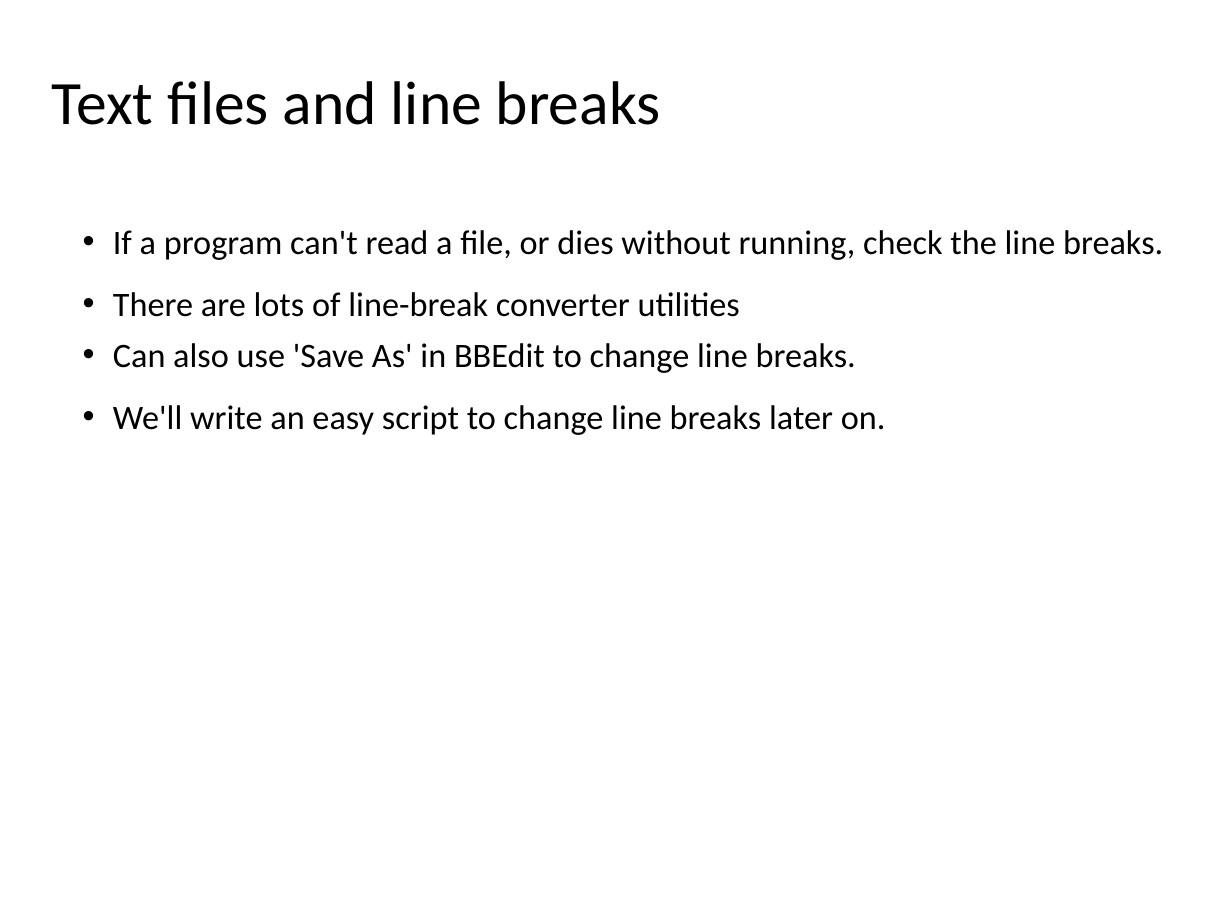
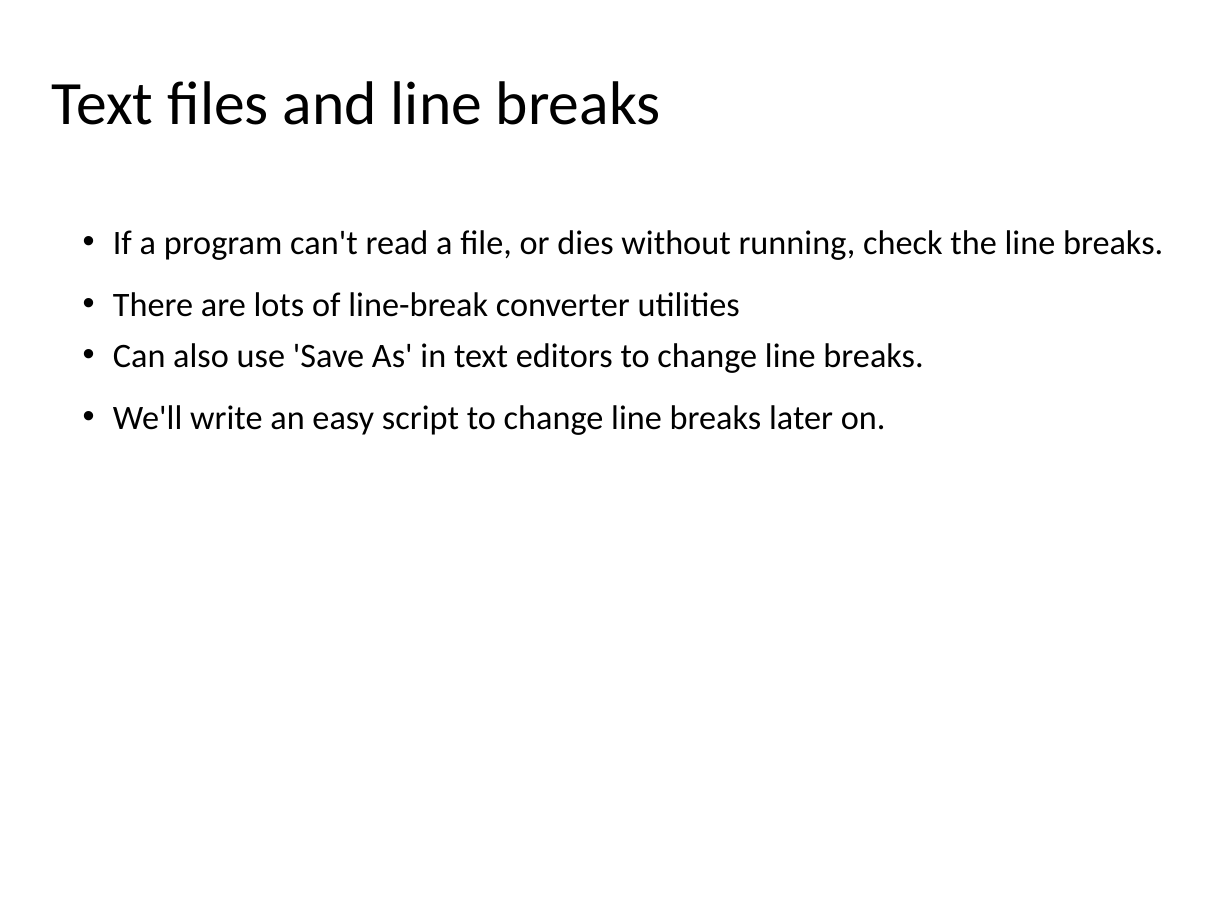
Before and after one commit to andrewalverson/BIOL51573-2026S, a slide deck: slide 4 of lectures/02_unix.pptx. Drawn at 1232x924 pixels with LibreOffice and Linux fonts; fonts in the diff are those of the drawing. Boxes give left, top, right and bottom in pixels: in the first picture for what was removed or moved away, otherwise in the second. Text is boxed around its words. In the diff, an @@ line names an element or a change of style, - is before the commit and + after.

```diff
--- a/lectures/02_unix.pptx
+++ b/lectures/02_unix.pptx
@@ text at [113,343,923,373]: text changed @@
-    • Can also use 'Save As' in BBEdit to change line breaks.
+    • Can also use 'Save As' in text editors to change line breaks.
```
Also in this commit, not shown: 3 other slides changed, 1 other file.
